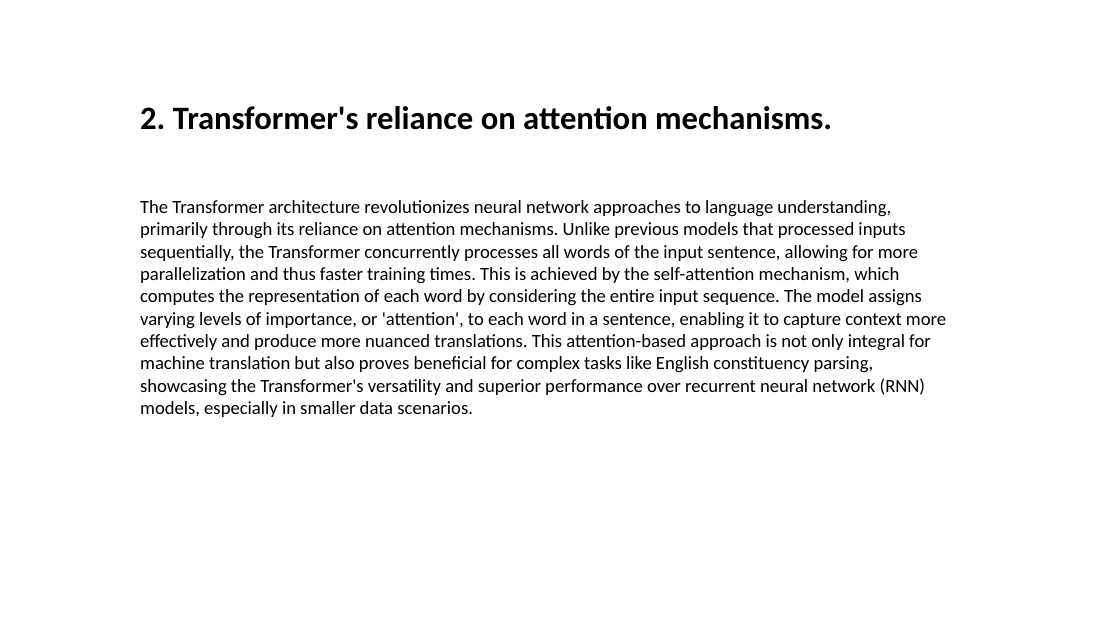
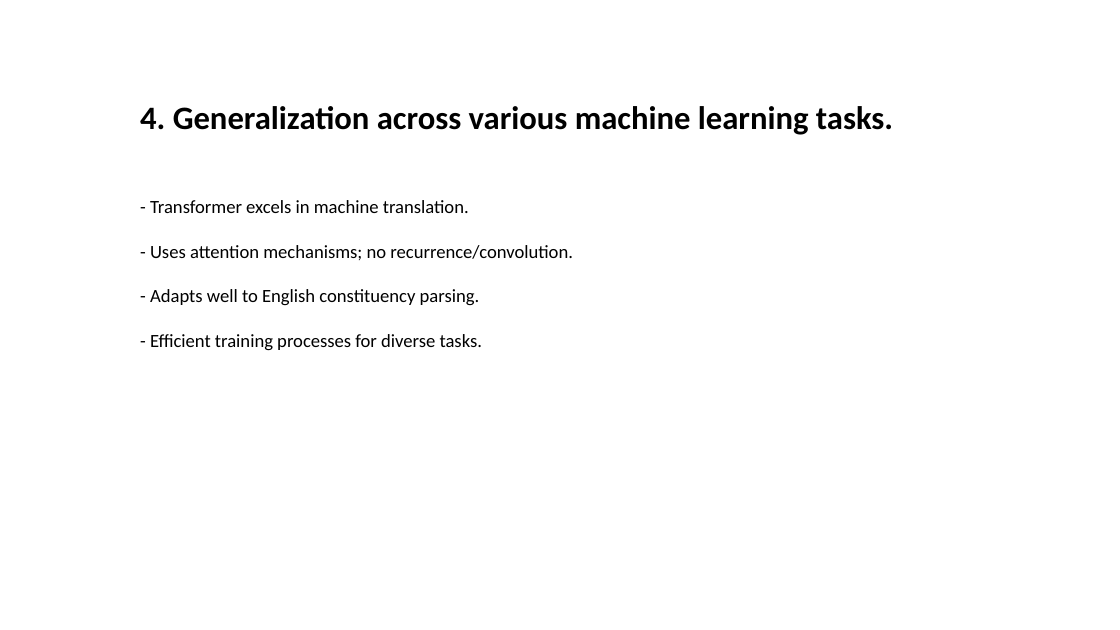
Before and after one commit to Jessie-ZhaoXi/dsa4213-ppt-generator, a slide deck: slide 7 of ppt_generator/my_ppts/attention_mode2.pptx (slide 5 before the commit). Drawn at 1120x630 pixels with LibreOffice and Linux fonts; fonts in the diff are those of the drawing; background and template pictures are left out. Boxes give left, top, right and bottom in pixels: in the first picture for what was removed or moved away, otherwise in the second. Text is boxed around its words. In the diff, an @@ line names an element or a change of style, - is before the commit and + after.

```diff
--- a/ppt_generator/my_ppts/attention_mode2.pptx
+++ b/ppt_generator/my_ppts/attention_mode2.pptx
@@ text at box(140, 106, 893, 135): text changed @@
-2. Transformer's reliance on attention mechanisms.
+4. Generalization across various machine learning tasks.
@@ text at box(150, 200, 573, 351): text changed @@
-The Transformer architecture revolutionizes neural network approaches to language understanding, primarily through its reliance on attention mechanisms. Unlike previous models that processed inputs sequentially, the Transformer concurrently processes all words of the input sentence, allowing for more parallelization and thus faster training times. This is achieved by the self-attention mechanism, which computes the representation of each word by considering the entire input sequence. The model assigns varying levels of importance, or 'attention', to each word in a sentence, enabling it to capture context more effectively and produce more nuanced translations. This attention-based approach is not only integral for machine translation but also proves beneficial for complex tasks like English constituency parsing, showcasing the Transformer's versatility and superior performance over recurrent neural network (RNN) models, especially in smaller data scenarios.
+- Transformer excels in machine translation.
+- Uses attention mechanisms; no recurrence/convolution.
+- Adapts well to English constituency parsing.
+- Efficient training processes for diverse tasks.
```
Also in this commit, not shown: 8 other slides changed, 5 other files.
